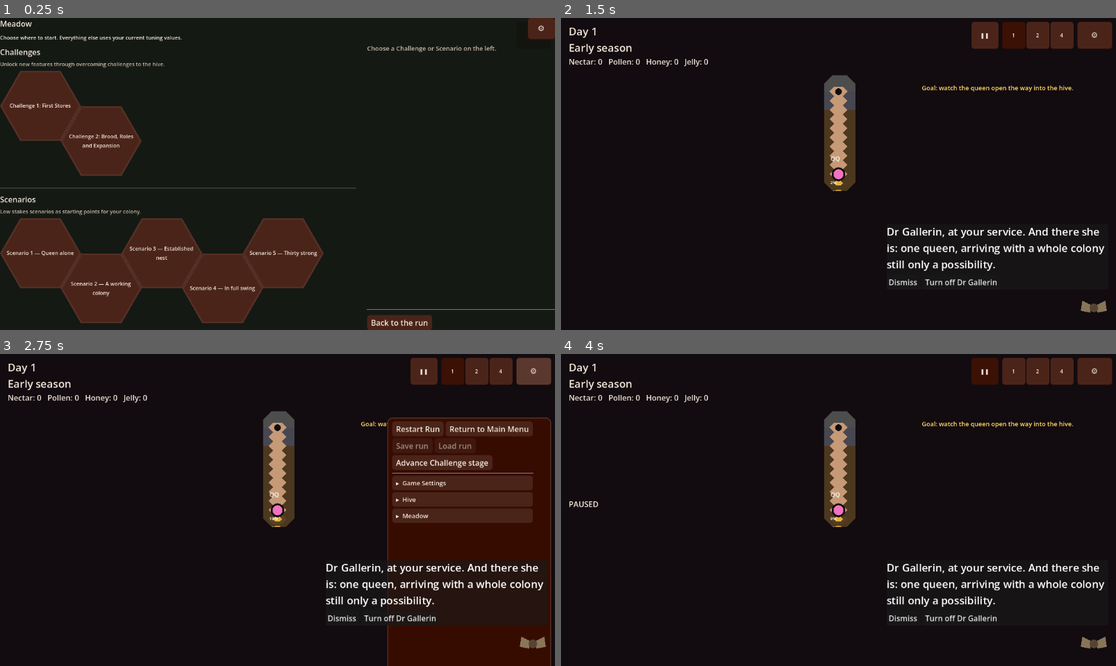
Above: before the commit, frames 1-4 (two rows, left to right).
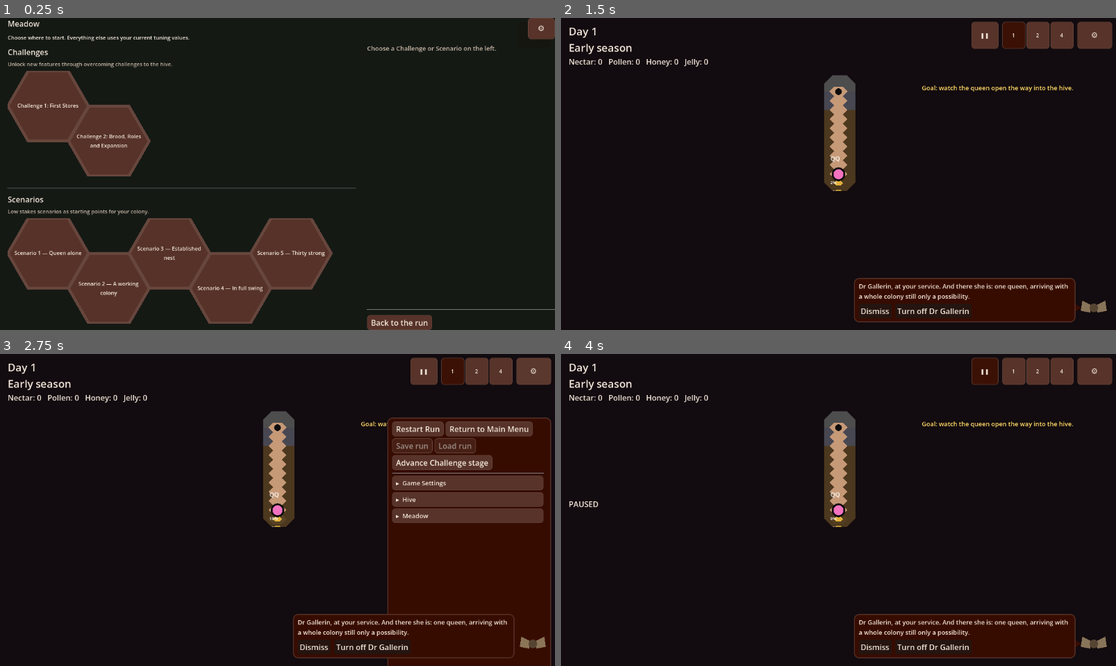
Above: after the commit, the same moments.

Repository: wonderburg7/meadow
Game: Godot game, scene res://scenes/Main.tscn
Two runs of this game, one before a commit and one after it. Both use one fixed random seed, a clock stepped at 60 frames per second and the inputs below.
Inputs (mouse positions are in pixels of both pictures, inside the frame that each line leads up to):
- Up to frame 1 (0.25 s): no input
- Up to frame 2 (1.5 s): click (599, 105) at 0.52 s; click "Start" at 1.25 s
- Up to frame 3 (2.75 s): click "⚙" at 2 s
- Up to frame 4 (4 s): click "Restart Run" at 2.75 s; click "❚❚" at 3.5 s

The runs differ from the first frame. In frame 1, 6.1% of the frame differs, in the area x 0-100%, y 0-100%; in frame 2, 6.3%, in the area x 52-100%, y 1-98%; in frame 3, 4.7%; in frame 4, 6.3%.

Commit message:
Implement first UI-P hands-on fixes

Diff:
--- a/scripts/debug_panel.gd
+++ b/scripts/debug_panel.gd
@@ -1137,8 +1137,17 @@
 	scroll.horizontal_scroll_mode = ScrollContainer.SCROLL_MODE_DISABLED
 	panel.add_child(scroll)
 
+	# PANEL_WIDTH includes room for optional info badges; keep the rows a
+	# deliberate small distance from the scrollbar instead of letting that
+	# spare width read as accidental slack when badges are hidden.
+	var content_margin := MarginContainer.new()
+	content_margin.add_theme_constant_override("margin_right", 6)
+	content_margin.size_flags_horizontal = Control.SIZE_EXPAND_FILL
+	scroll.add_child(content_margin)
+
 	var column := VBoxContainer.new()
-	scroll.add_child(column)
+	column.size_flags_horizontal = Control.SIZE_EXPAND_FILL
+	content_margin.add_child(column)
 
 	_build_actions(column)
 
--- a/scripts/gallerin_panel.gd
+++ b/scripts/gallerin_panel.gd
@@ -23,17 +23,20 @@
 ## shapes.gd's circle_points, not a sprite.
 
 const Shapes = preload("res://scripts/shapes.gd")
+const UiTheme = preload("res://scripts/ui_theme.gd")
 
 const ICON_SIZE := Vector2(60, 60)
 const ICON_MARGIN := 16.0
 const BUBBLE_WIDTH := 460.0
-const BUBBLE_TEXT_SIZE := 22
+## Matches UiTheme's Body text, which is what the summary panel uses.
+const BUBBLE_TEXT_SIZE := 13
 
 const BUBBLE_GAP := 8.0
 
 var _icon_button: Button
 var _bubble: PanelContainer
 var _bubble_label: Label
+var _bubble_pointer: Polygon2D
 var _hovering_icon: bool = false
 var _hovering_bubble: bool = false
 var _last_message: String = ""
@@ -126,10 +129,15 @@
 	_bubble.set_anchors_preset(Control.PRESET_BOTTOM_RIGHT)
 	_bubble.grow_horizontal = Control.GROW_DIRECTION_BEGIN
 	_bubble.grow_vertical = Control.GROW_DIRECTION_BEGIN
-	_bubble.offset_right = -ICON_MARGIN
-	_bubble.offset_bottom = -(ICON_MARGIN + ICON_SIZE.y + BUBBLE_GAP)
+	# The message belongs beside Gallerin, not above him: leave a small gap
+	# between its pointer and the icon at the bottom-right corner.
+	_bubble.offset_right = -(ICON_MARGIN + ICON_SIZE.x + BUBBLE_GAP)
+	_bubble.offset_bottom = -ICON_MARGIN
+	_bubble.theme = UiTheme.build_theme()
+	_bubble.add_theme_stylebox_override("panel", UiTheme.panel_stylebox())
 	_bubble.mouse_entered.connect(func(): _hovering_bubble = true)
 	_bubble.mouse_exited.connect(func(): _hovering_bubble = false)
+	_bubble.resized.connect(_position_bubble_pointer)
 	add_child(_bubble)
 
 	var column := VBoxContainer.new()
@@ -137,10 +145,18 @@
 	_bubble.add_child(column)
 
 	_bubble_label = Label.new()
+	_bubble_label.theme_type_variation = "Body"
 	_bubble_label.autowrap_mode = TextServer.AUTOWRAP_WORD_SMART
 	_bubble_label.custom_minimum_size = Vector2(BUBBLE_WIDTH - 28.0, 0)
 	column.add_child(_bubble_label)
 	_apply_bubble_font_size()
+
+	_bubble_pointer = Polygon2D.new()
+	_bubble_pointer.polygon = PackedVector2Array([
+		Vector2(0, -8), Vector2(12, 0), Vector2(0, 8),
+	])
+	_bubble_pointer.color = UiTheme.color("panel_bg")
+	_bubble.add_child(_bubble_pointer)
 
 	var row := HBoxContainer.new()
 	row.add_theme_constant_override("separation", 8)
@@ -171,6 +187,14 @@
 	var width: float = _ui_layout().gallerin_bubble_width(viewport_width)
 	_bubble.custom_minimum_size.x = width
 	_bubble_label.custom_minimum_size.x = width - 28.0
+	_position_bubble_pointer()
+
+func _position_bubble_pointer() -> void:
+	if _bubble_pointer == null:
+		return
+	# Both controls share a bottom edge, so this is Gallerin's actual vertical
+	# centre even when a longer message makes the bubble grow upward.
+	_bubble_pointer.position = Vector2(_bubble.size.x, _bubble.size.y - ICON_SIZE.y / 2.0)
 
 func _apply_bubble_font_size() -> void:
 	_bubble_label.add_theme_font_size_override("font_size", int(round(BUBBLE_TEXT_SIZE * Session.text_scale)))
--- a/scripts/main_menu.gd
+++ b/scripts/main_menu.gd
@@ -96,6 +96,8 @@
 ## now that each honeycomb strip has a whole half of the left pane to
 ## itself instead of sharing a single narrow scrolling column.
 const HEX_SIZE := 84.0
+const HEX_BORDER_OVERLAP := 3.0
+const LEFT_PANE_MARGIN := 16
 ## Horizontal centre-to-centre spacing for a touching row of hexagons
 ## (Dave's 29 Aug request: tiles' side edges meet exactly, no visible
 ## gap) -- 1.5x HEX_SIZE is the standard hex-grid step for a hexagon with
@@ -162,12 +164,20 @@
 	split.add_theme_constant_override("separation", 24)
 	root.add_child(split)
 
+	# The full-viewport menu still uses the split's responsive 2:1 geometry,
+	# while its left content now begins on the same quiet 16px inset as the HUD.
+	var left_margin := MarginContainer.new()
+	left_margin.add_theme_constant_override("margin_left", LEFT_PANE_MARGIN)
+	left_margin.size_flags_horizontal = Control.SIZE_EXPAND_FILL
+	left_margin.size_flags_stretch_ratio = 2.0
+	left_margin.size_flags_vertical = Control.SIZE_EXPAND_FILL
+	split.add_child(left_margin)
+
 	var left_pane := VBoxContainer.new()
 	left_pane.size_flags_horizontal = Control.SIZE_EXPAND_FILL
-	left_pane.size_flags_stretch_ratio = 2.0
 	left_pane.size_flags_vertical = Control.SIZE_EXPAND_FILL
 	left_pane.add_theme_constant_override("separation", 10)
-	split.add_child(left_pane)
+	left_margin.add_child(left_pane)
 
 	var right_pane := VBoxContainer.new()
 	right_pane.size_flags_horizontal = Control.SIZE_EXPAND_FILL
@@ -366,7 +376,9 @@
 	# a StyleBox, matching the rest of the game's "flat Polygon2D shapes,
 	# no imported art" placeholder approach (see gallerin_panel.gd).
 	var border := Polygon2D.new()
-	border.polygon = Shapes.hexagon_points(HEX_SIZE)
+	# Paint only: real tile centres and HexHitArea retain HEX_SIZE, so making
+	# this outer polygon overlap cannot reintroduce ambiguous edge clicks.
+	border.polygon = Shapes.hexagon_points(HEX_SIZE + HEX_BORDER_OVERLAP)
 	border.position = bbox / 2.0
 	tile.add_child(border)
 
--- a/scripts/ui.gd
+++ b/scripts/ui.gd
@@ -4,6 +4,7 @@
 ##        row.add_child(UI.info_badge("what this control does"))
 
 const UiTheme = preload("res://scripts/ui_theme.gd")
+const UiInfoBadge = preload("res://scripts/ui_info_badge.gd")
 
 const BADGE_SIZE := 16.0
 
@@ -16,7 +17,7 @@
 ## Fixed size + zero horizontal content margin + a corner radius of
 ## exactly half the size gives a true circle at any font setting.
 static func info_badge(text: String) -> Button:
-	var badge := Button.new()
+	var badge := UiInfoBadge.new()
 	badge.text = "i"
 	badge.tooltip_text = text
 	badge.custom_minimum_size = Vector2(BADGE_SIZE, BADGE_SIZE)
--- /dev/null
+++ b/scripts/ui_info_badge.gd
@@ -0,0 +1,24 @@
+extends Button
+## Shared, bounded tooltip for every small "i" badge.
+##
+## Godot's default Button tooltip follows its text's natural single-line
+## width. Keeping the override on the badge itself means every panel gets the
+## same readable, viewport-safe tooltip without each caller reimplementing it.
+
+const UiTheme = preload("res://scripts/ui_theme.gd")
+
+const TOOLTIP_TEXT_WIDTH := 260.0
+
+func _make_custom_tooltip(for_text: String) -> Control:
+	var panel := PanelContainer.new()
+	panel.theme = UiTheme.build_theme()
+	panel.add_theme_stylebox_override("panel", UiTheme.panel_stylebox())
+	panel.custom_minimum_size.x = TOOLTIP_TEXT_WIDTH + 20.0
+
+	var label := Label.new()
+	label.text = for_text
+	label.theme_type_variation = "Body"
+	label.autowrap_mode = TextServer.AUTOWRAP_WORD_SMART
+	label.custom_minimum_size.x = TOOLTIP_TEXT_WIDTH
+	panel.add_child(label)
+	return panel
--- a/scripts/ui_layout.gd
+++ b/scripts/ui_layout.gd
@@ -15,10 +15,12 @@
 
 ## Width of Dr Gallerin's bottom-right reserve for this viewport -- every
 ## other bottom-row tray subtracts this rather than guessing at his
-## footprint. Built from his own bubble width plus his icon margin,
-## rather than duplicating either number.
+## footprint. Built from the bubble, icon and shared gap constants rather
+## than a duplicate magic number.
 static func gallerin_reserve_width(viewport_width: float) -> float:
-	return gallerin_bubble_width(viewport_width) + GallerinPanel.ICON_MARGIN
+	# The bubble now sits left of Gallerin's icon, so the protected bottom-right
+	# footprint includes both controls and the gap between them.
+	return gallerin_bubble_width(viewport_width) + GallerinPanel.ICON_SIZE.x + GallerinPanel.BUBBLE_GAP + GallerinPanel.ICON_MARGIN
 
 ## Below this viewport width, the Gallerin reserve shrinks (see
 ## gallerin_bubble_width) rather than disappearing -- command_tray_max_width
--- a/scripts/ui_theme.gd
+++ b/scripts/ui_theme.gd
@@ -164,9 +164,11 @@
 
 static func _refresh_button_stylebox(box: StyleBoxFlat, state: String) -> void:
 	var base: Color = color("panel_bg")
-	var bg: Color = base.lightened(0.10)
-	var border: Color = Color(0, 0, 0, 0)
-	var border_width := 0
+	# Ordinary buttons need a visible resting surface: this deliberately sits
+	# below hover and selected, but no longer reads as floating text on a panel.
+	var bg: Color = base.lightened(0.16)
+	var border: Color = base.lightened(0.24)
+	var border_width := 1
 	match state:
 		"hover":
 			bg = base.lightened(0.18)
Not shown, changed: FUNCTION_MAP.md
